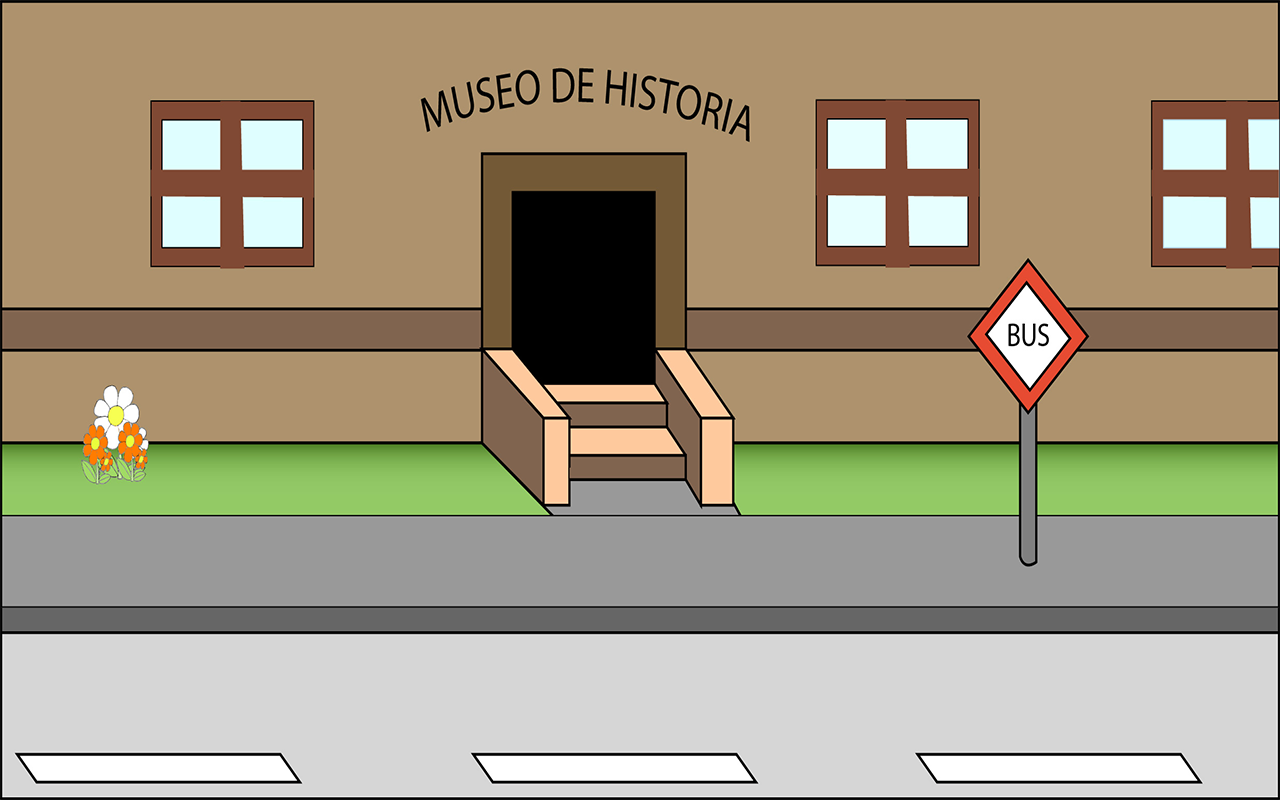
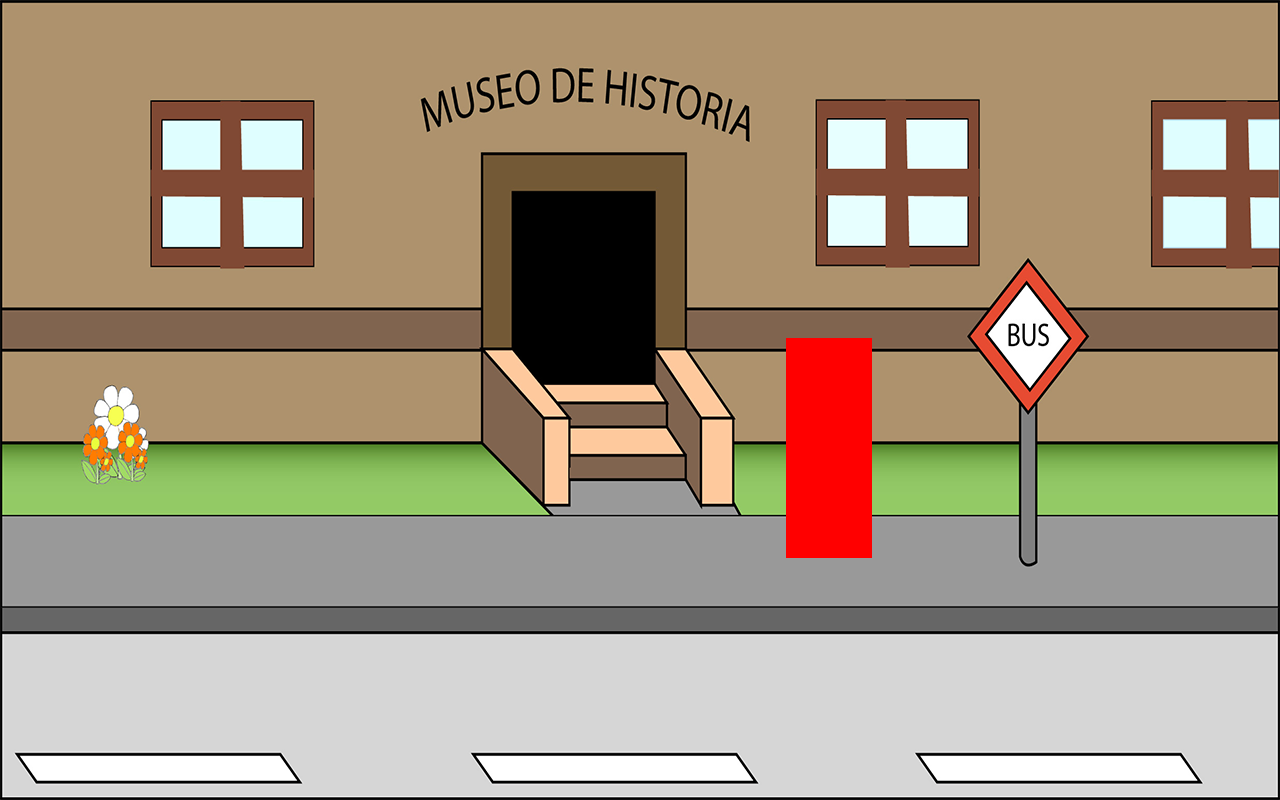
Comparing the layer stacks of the two 1280 × 800 images. Changes:
added layer "kwkexphumo" above "kwkexp" over [786, 338, 872, 558]
added layer "kwkexp" above "kwkentradaMuseo" over [786, 338, 872, 558]
